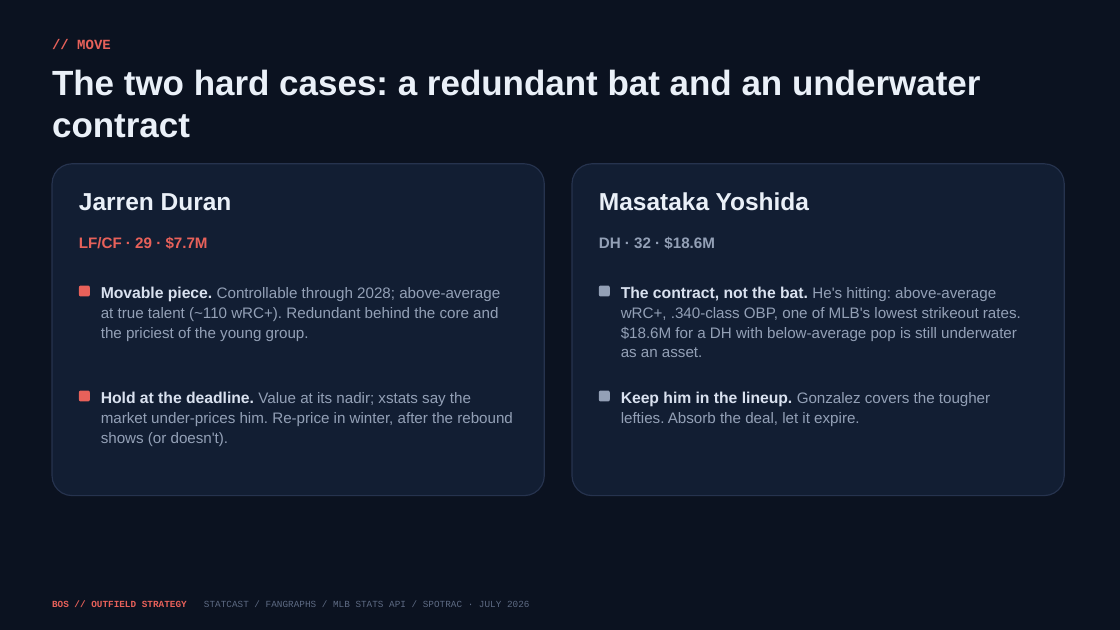
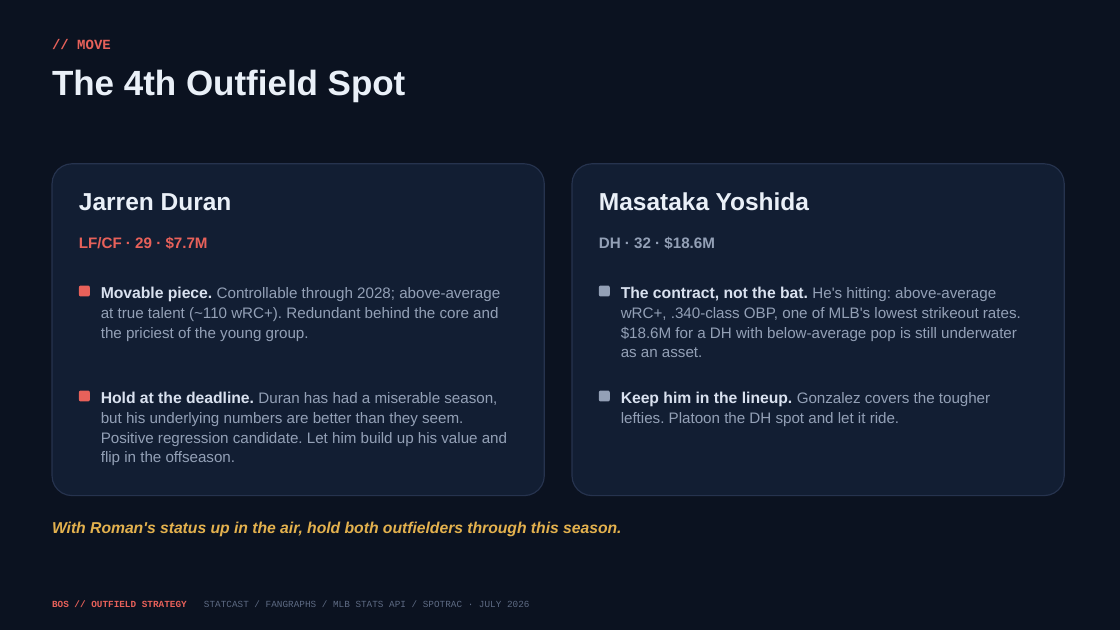
Before and after one commit to justinloo12/jarren-duran-outlier-analysis, a slide deck: slide 5 of outputs/Red_Sox_Trade_Deadline.pptx. Drawn at 1120x630 pixels with LibreOffice and Linux fonts; fonts in the diff are those of the drawing. Boxes give left, top, right and bottom in pixels: in the first picture for what was removed or moved away, otherwise in the second. Text is boxed around its words. In the diff, an @@ line names an element or a change of style, - is before the commit and + after.

```diff
--- a/outputs/Red_Sox_Trade_Deadline.pptx
+++ b/outputs/Red_Sox_Trade_Deadline.pptx
@@ text at bbox=[52, 69, 406, 102]: text changed @@
-The two hard cases: a redundant bat and an underwater contract
+The 4th Outfield Spot
@@ text at bbox=[101, 391, 507, 465]: text changed @@
-Hold at the deadline. Value at its nadir; xstats say the market under-prices him. Re-price in winter, after the rebound shows (or doesn't).
+Hold at the deadline. Duran has had a miserable season, but his underlying numbers are better than they seem. Positive regression candidate. Let him build up his value and flip in the offseason.
@@ text at bbox=[621, 391, 990, 426]: text changed @@
-Keep him in the lineup. Gonzalez covers the tougher lefties. Absorb the deal, let it expire.
+Keep him in the lineup. Gonzalez covers the tougher lefties. Platoon the DH spot and let it ride.
@@ text added at bbox=[52, 521, 621, 537], 13.5 pt, text #E3B14E, bold, italic @@
+With Roman's status up in the air, hold both outfielders through this season.
```
Also in this commit, not shown: 10 other slides changed, 2 slides removed, 26 other files.
